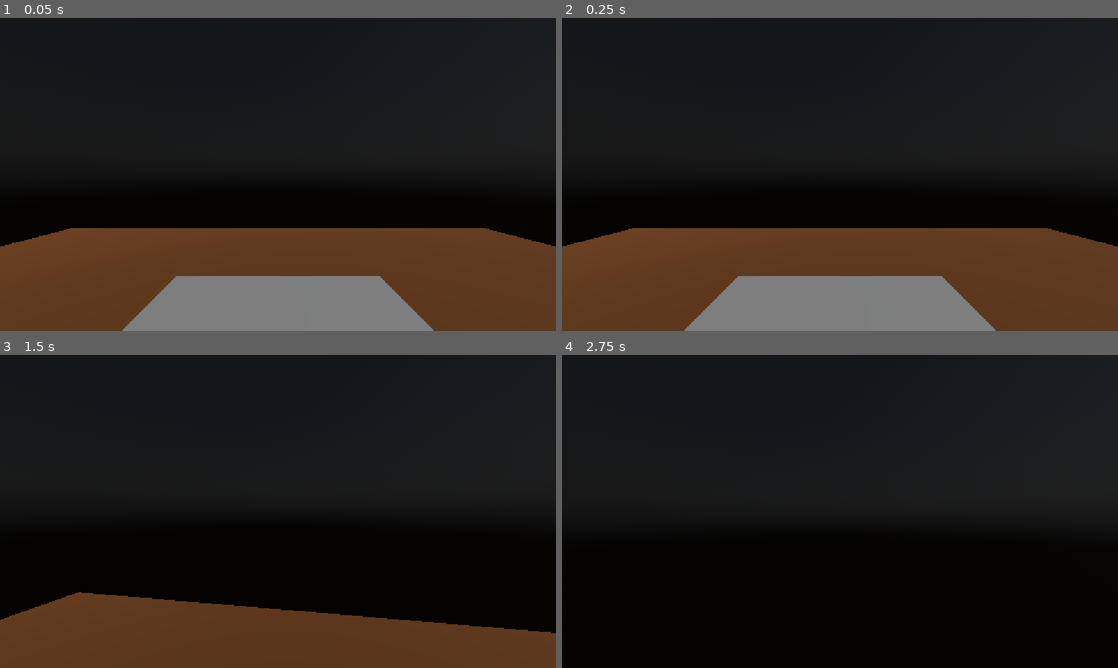
Above: before the commit, frames 1-4 (two rows, left to right).
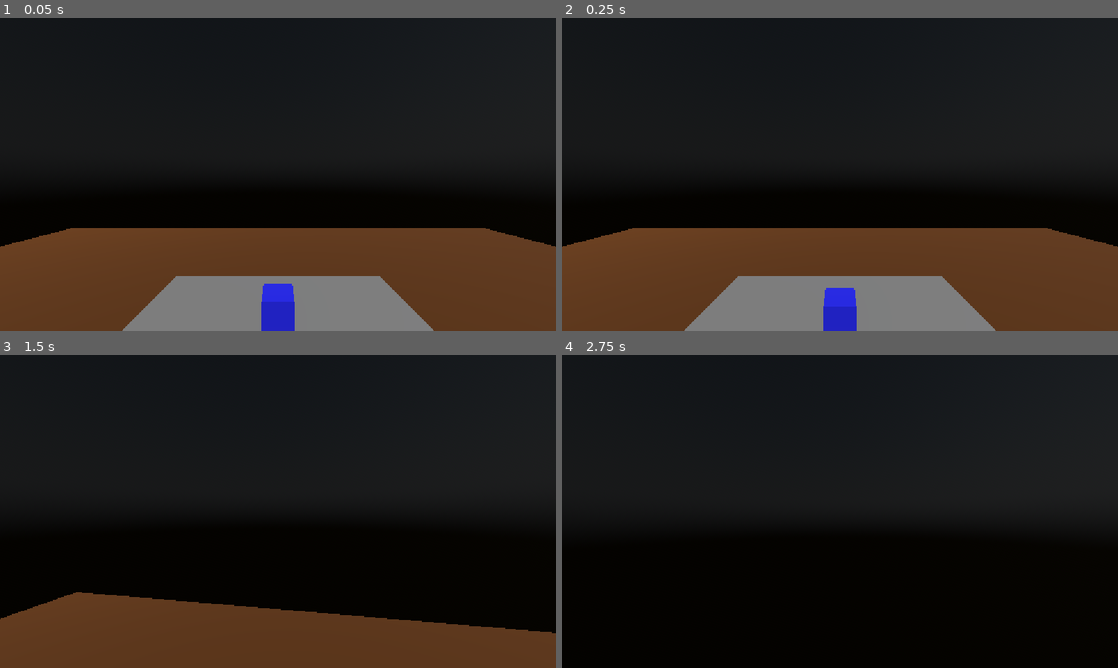
Above: after the commit, the same moments.

Repository: Shibi404/godot-first-person-controller
Game: Godot game, scene res://main.tscn
The game is run twice, just before and just after one commit, with the same random seed, the same clock (stepped at 60 frames per second) and the same inputs.
Inputs (mouse positions are in pixels of both pictures, inside the frame that each line leads up to):
- Up to frame 1 (0.05 s): no input
- Up to frame 2 (0.25 s): no input
- Up to frame 3 (1.5 s): tap Enter at 0.5 s; move the mouse to (305, 511) at 0.52 s; hold W (move_forward) from 0.53 s (still down); tap Space (jump) at 0.77 s; move the mouse to (250, 511) at 1.27 s
- Up to frame 4 (2.75 s): keep holding W (move_forward); tap Space (jump) at 1.52 s; move the mouse to (851, 505) at 2.02 s

The runs differ from the first frame. In frame 1, 0.9% of the frame differs, in the area x 47-53%, y 84-100%; in frame 2, 0.8%; in frame 3, less than 0.1%; in frame 4, nothing differs.

Commit message:
feat: add reusable cube and organize interactable scenes
- Created a reusable Cube scene for physics-based object interactions
- Configured the cube with visual mesh and collision components
- Prepared the cube for future grab, drop, and interaction mechanics
- Moved the Table scene into the dedicated interactables directory
- Improved project organization by grouping reusable interactable objects into a common folder structure

Diff:
--- a/main.tscn
+++ b/main.tscn
@@ -1,6 +1,7 @@
 [gd_scene format=3 uid="uid://v0picikbl5c2"]
 
-[ext_resource type="PackedScene" uid="uid://8bbrcb3xt85t" path="res://scenes/table/table.tscn" id="1_0xm2m"]
+[ext_resource type="PackedScene" uid="uid://8bbrcb3xt85t" path="res://scenes/interactables/table.tscn" id="1_0xm2m"]
+[ext_resource type="PackedScene" uid="uid://2fxxdbslnfid" path="res://scenes/interactables/cube.tscn" id="1_h2yge"]
 [ext_resource type="PackedScene" uid="uid://cqnnh0je6tkrh" path="res://scenes/player/player.tscn" id="1_ig7tw"]
 
 [sub_resource type="PhysicalSkyMaterial" id="PhysicalSkyMaterial_xxabe"]
@@ -39,6 +40,9 @@
 mesh = SubResource("BoxMesh_f645a")
 surface_material_override/0 = SubResource("StandardMaterial3D_7dm0k")
 
+[node name="Cube" parent="." unique_id=94663326 instance=ExtResource("1_h2yge")]
+transform = Transform3D(0.3, 0, 0, 0, 0.3, 0, 0, 0, 0.3, 0, 1.3, -2)
+
 [node name="Table" parent="." unique_id=293371587 instance=ExtResource("1_0xm2m")]
 transform = Transform3D(3, 0, 0, 0, 0.2, 0, 0, 0, 2, 0, 1, -2)
 
--- /dev/null
+++ b/scenes/interactables/cube.tscn
@@ -0,0 +1,18 @@
+[gd_scene format=3 uid="uid://2fxxdbslnfid"]
+
+[sub_resource type="BoxShape3D" id="BoxShape3D_6tqj4"]
+
+[sub_resource type="BoxMesh" id="BoxMesh_f645a"]
+
+[sub_resource type="StandardMaterial3D" id="StandardMaterial3D_xxabe"]
+albedo_color = Color(0.12941177, 0.14117648, 1, 1)
+
+[node name="Cube" type="RigidBody3D" unique_id=94663326]
+transform = Transform3D(0.3, 0, 0, 0, 0.3, 0, 0, 0, 0.3, 0, 0, 0)
+
+[node name="CollisionShape3D" type="CollisionShape3D" parent="." unique_id=1449419770]
+shape = SubResource("BoxShape3D_6tqj4")
+
+[node name="MeshInstance3D" type="MeshInstance3D" parent="." unique_id=954625329]
+mesh = SubResource("BoxMesh_f645a")
+surface_material_override/0 = SubResource("StandardMaterial3D_xxabe")
Renamed: scenes/table/table.tscn -> scenes/interactables/table.tscn
